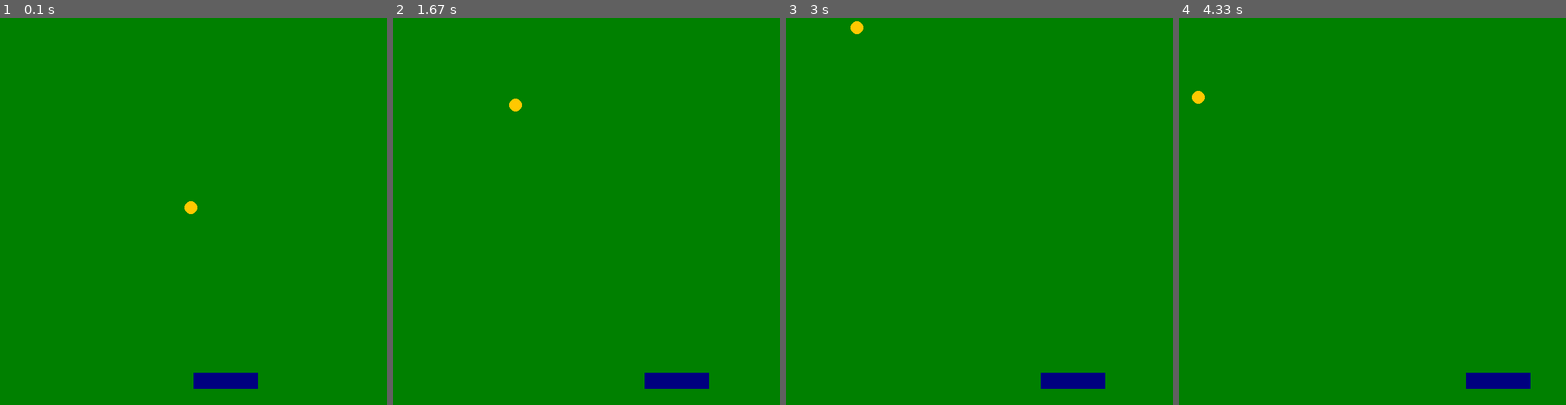
Above: before the commit, frames 1-4 (left to right).
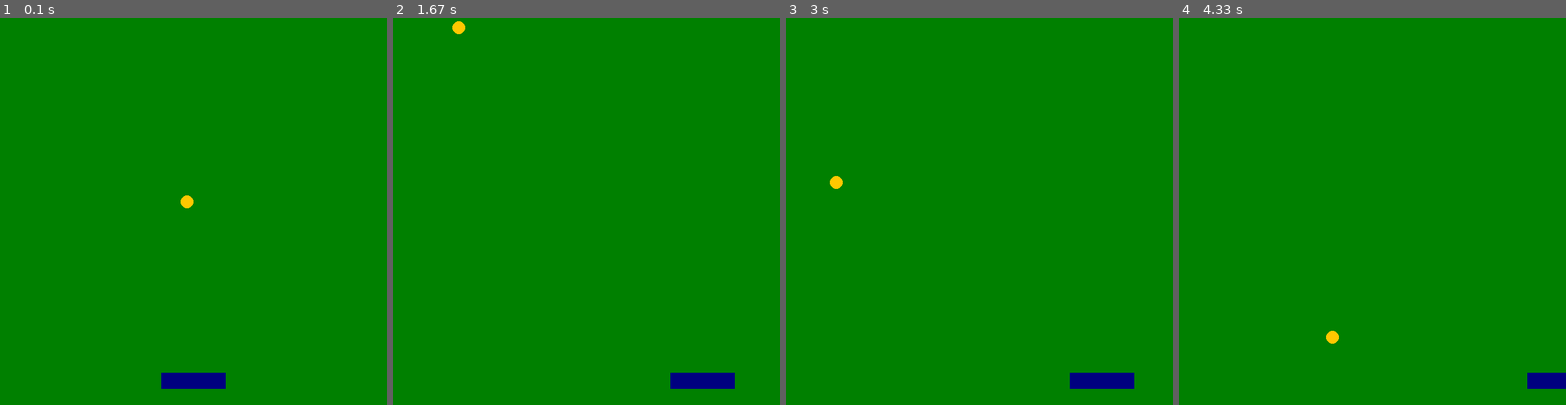
Above: after the commit, the same moments.

Repository: ArcanianArcher/Pygame-Arcade
Game: pygame game, started from Test Game.py
Two runs of this game, one before a commit and one after it. Both use one fixed random seed, a clock stepped at 60 frames per second and the inputs below.
Inputs:
- Up to frame 1 (0.1 s): no input
- Up to frame 2 (1.67 s): hold Right 0.33-0.8 s; hold Right 0.83-1.3 s; hold Left from 1.33 s (still down)
- Up to frame 3 (3 s): release Left at 1.87 s; hold Left 1.9-2.3 s; hold Right 2.33-2.97 s
- Up to frame 4 (4.33 s): hold Left 3-3.47 s; hold Right 3.5-3.97 s; hold Right from 4 s (still down)

The runs differ from the first frame. In frame 1, 0.8% of the frame differs, in the area x 41-67%, y 45-96%; in frame 2, 0.7%; in frame 3, 0.8%; in frame 4, 1.2%, in the area x 3-100%, y 18-96%.

Commit message:
Small change to timing
Update method still not working properly.

Diff:
--- a/Arcade.py
+++ b/Arcade.py
@@ -63,8 +63,8 @@
             area[0], area[1] = arg[1], arg[2]
             update_areas.append(area)
 
-        pygame.display.update(update_areas) #only update areas that requires it
-        pygame.display.update(previous_areas)
+        act_rects = update_areas + previous_areas
+        pygame.display.update(act_rects)
         previous_areas = update_areas[:]
 
     def makeSurface(self, width, height, alpha = 0):
@@ -91,7 +91,7 @@
 
     while True:
         now = pygame.time.get_ticks()
-        if now - last >= cooldown:
+        while now - last >= cooldown:
             last = now
             arcade.UI()
             arcade.getEvents()
--- a/Test Game.py
+++ b/Test Game.py
@@ -10,9 +10,8 @@
     ball_x, ball_y = 290, 290
     ball = arcade.makeSurface(20,20,1)
     pygame.draw.circle(ball, gold, (10,10), 10)
-    speed_x, speed_y = 3, 3
 
-    player_x, player_y = 300, 550
+    player_x, player_y = 250, 550
     player = arcade.makeSurface(100, 25)
     player.fill(navy,(0,0,100,25))
 
@@ -21,7 +20,7 @@
     arcade.initBackground(background)
 
     last = pygame.time.get_ticks()
-    cooldown = 10
+    cooldown = 8
     alive = True
 
     dy = 3
@@ -30,7 +29,7 @@
     while alive:
         arcade.getEvents()
         now = pygame.time.get_ticks()
-        if now - last >= cooldown:
+        while now - last >= cooldown:
             last = now
 
             pressed = arcade.getKey()
@@ -55,9 +54,9 @@
             if ball_x >= 600:
                 dx *= -1
 
-            arcade.drawBackground(background)
-            arcade.draw((player, player_x, player_y),
-                        (ball, ball_x, ball_y))
+        arcade.drawBackground(background)
+        arcade.draw((player, player_x, player_y),
+                    (ball, ball_x, ball_y))
 
 if __name__ == '__main__':
     pygame.init()
